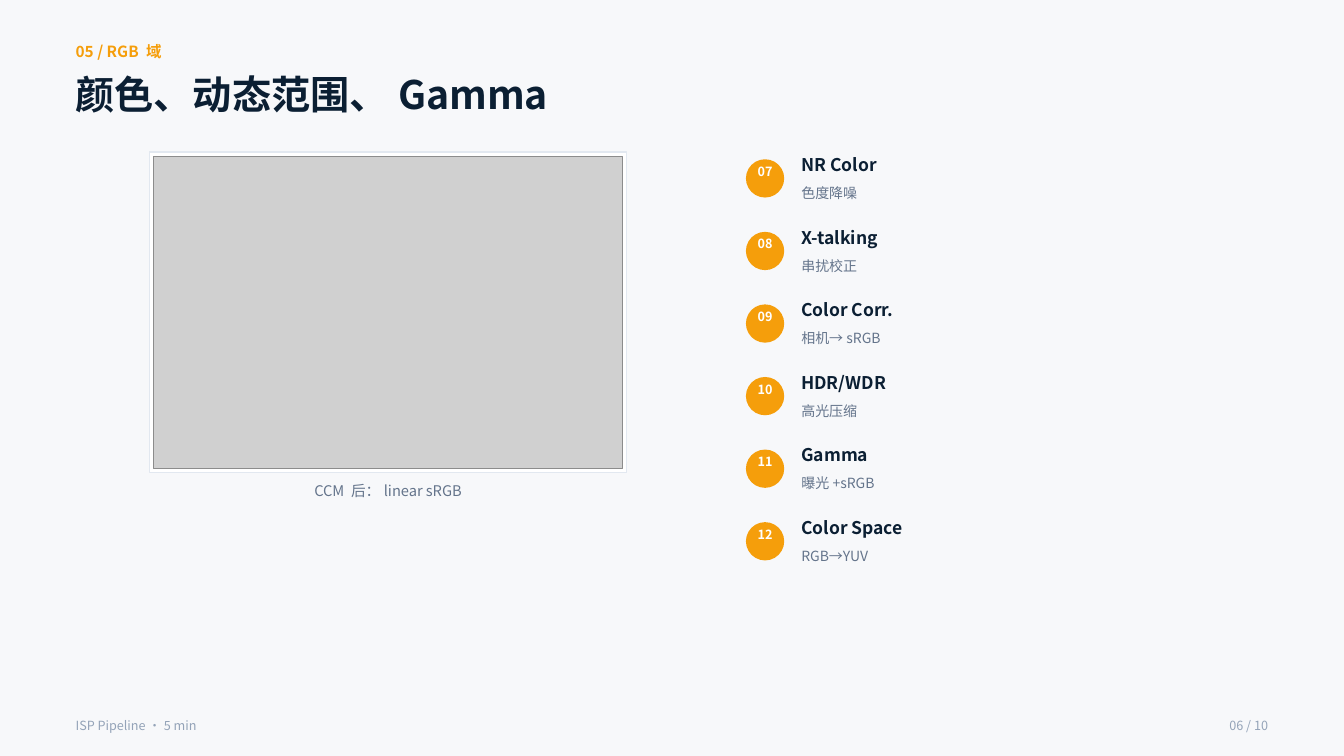
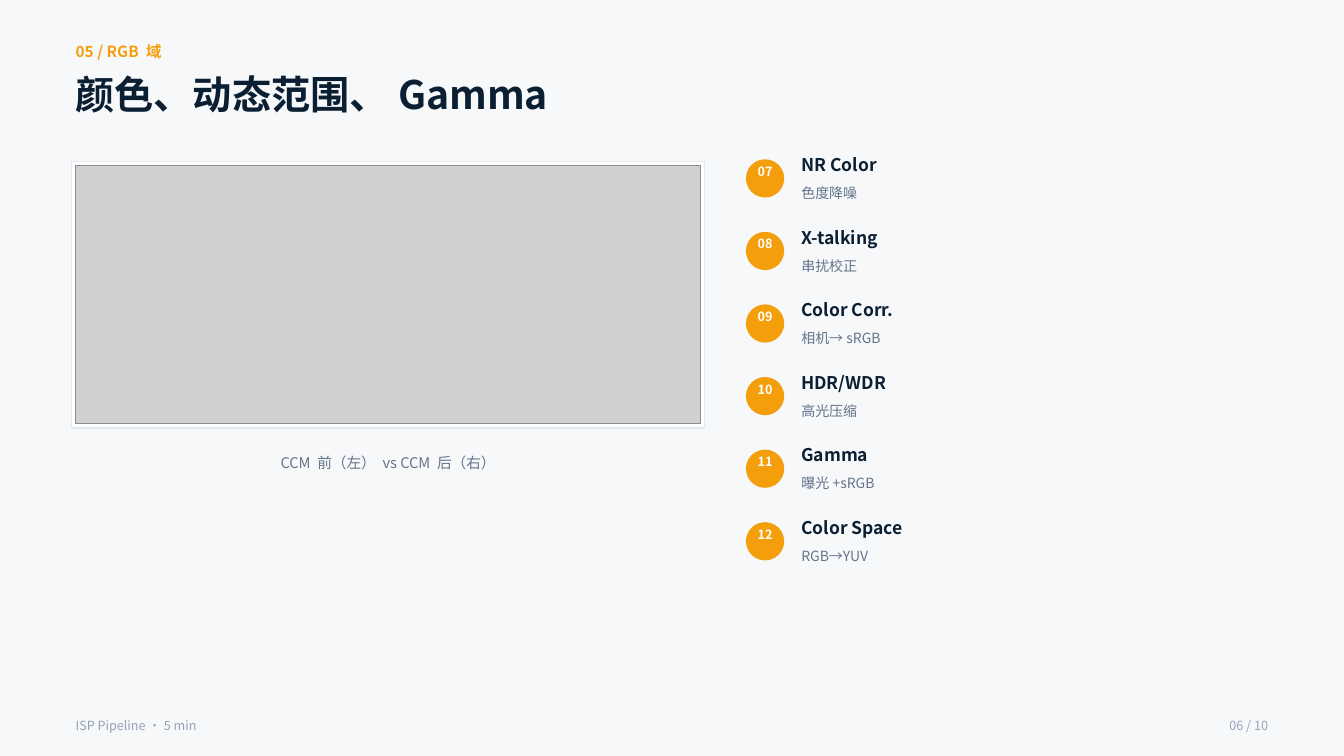
Before and after one commit to HumanDr/ISP_RAW, a slide deck: slide 6 of docs/ISP_Raw_5min.pptx. Drawn at 1344x756 pixels with LibreOffice and Linux fonts; fonts in the diff are those of the drawing; grey boxes stand for pictures. Boxes give left, top, right and bottom in pixels: in the first picture for what was removed or moved away, otherwise in the second. Text is boxed around its words. In the diff, an @@ line names an element or a change of style, - is before the commit and + after.

```diff
--- a/docs/ISP_Raw_5min.pptx
+++ b/docs/ISP_Raw_5min.pptx
@@ rectangle: place and size @@
-rectangle at <box>149,152,626,473</box>
+rectangle at <box>72,161,705,427</box>
@@ picture: place and size @@
-picture at <box>153,156,622,469</box>
+picture at <box>76,165,701,423</box>
@@ text at <box>281,455,495,469</box>: text changed @@
-CCM 后：linear sRGB
+CCM 前（左） vs CCM 后（右）
```
Also in this commit, not shown: 1 other slide changed, 58 other files.
